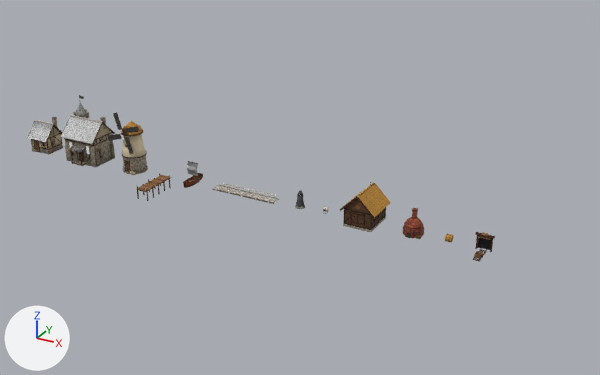
The glTF model apps/web/public/models/village.glb as it was, and as the next commit left it.
Camera for both pictures: a camera (50 mm lens) standing at (133.6, -122.9, 65.4) and looking at (65.1, 1.6, 3.1). The axes (+X, +Y, +Z) are drawn at lower left. The lights are the same throughout. The first picture is the older version. Where no turn or scale is listed for an object, it has been applied to the vertices. Vertices at exactly the same position are counted once.

Objects in the first picture: 'Barn', 'Cottage', 'Hall', 'HayBale', 'Kiln', 'Mill', 'Mine', 'Road', 'Robber' and 3 more.
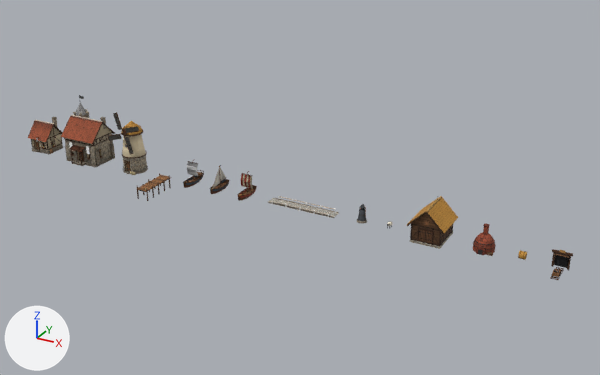
Where the change shows, as pixel boxes (x1, y1, x2, y2) in the pictures (600 x 375 px):
```json
{"object": "Barn", "change": "moved", "before": [339, 182, 391, 232], "after": [407, 196, 458, 249]}
{"object": "Road", "change": "moved", "before": [212, 183, 280, 204], "after": [268, 196, 339, 218]}
{"object": "Kiln", "change": "moved", "before": [403, 208, 424, 239], "after": [473, 223, 496, 256]}
{"object": "Mine", "change": "moved", "before": [472, 232, 495, 262], "after": [550, 249, 573, 280]}
{"object": "BoatStriped", "change": "added", "after": [237, 171, 257, 201]}
{"object": "BoatSloop", "change": "added", "after": [210, 166, 229, 194]}
{"object": "Robber", "change": "moved", "before": [295, 190, 305, 209], "after": [357, 204, 367, 224]}
{"object": "HayBale", "change": "moved", "before": [445, 234, 453, 242], "after": [518, 250, 527, 260]}
{"part": 1, "of": "me_cottage", "change": "recoloured", "before": [28, 121, 53, 142], "after": [28, 121, 53, 142], "on screen": "grey to brown"}
{"part": 2, "of": "me_hall", "change": "recoloured", "before": [61, 116, 102, 151], "after": [61, 116, 102, 151], "on screen": "grey to brown"}
```

Scene script edits in JSON lines:
```json
{"block": "me_cottage", "where": "# used by ob_cottage; location = (2.9, 0.0, 0.0)"}
{"op": "remove", "block": "me_cottage", "code": "me_cottage.from_pydata(...)  # 1658 vertices, 2125 faces; spans x -2.8..3.08, y -2.96..2.78, z -0.25..6.66"}
{"op": "add", "block": "me_cottage", "code": "me_cottage.from_pydata(...)  # 1702 vertices, 2173 faces; spans x -2.8..3.08, y -3.11..2.78, z -0.25..6.66"}
{"block": "me_cottage", "change": "me_cottage part 1: 48 faces spanning x -2.66..2.66, y -2.78..2.78, z 2.73..6.08 switch from mat_owner_roof to mat_village"}
{"block": "me_cottage", "change": "edits to the shape of me_cottage do not show in these pictures"}
{"op": "add", "block": "me_cottage", "code": "me_cottage.materials.append(mat_iron)"}
{"block": "me_hall", "where": "# used by ob_hall; location = (15.3, 0.0, 0.0)"}
{"op": "remove", "block": "me_hall", "code": "me_hall.from_pydata(...)  # 1727 vertices, 2322 faces; spans x -6.42..4.39, y -4.37..5.24, z -0.25..12.31"}
{"op": "add", "block": "me_hall", "code": "me_hall.from_pydata(...)  # 1735 vertices, 2334 faces; spans x -6.42..4.39, y -4.37..5.24, z -0.25..12.31"}
{"block": "me_hall", "change": "me_hall part 2: 88 faces spanning x -4.25..4.25, y -4.37..3.6, z 3.21..8.94 switch from mat_owner_roof to mat_village"}
{"block": "me_hall", "change": "edits to the shape of me_hall do not show in these pictures"}
{"op": "add", "block": "me_boatstriped", "code": ["me_boatstriped = bpy.data.meshes.new('BoatStriped')", "me_boatstriped.from_pydata(...)  # 353 vertices, 553 faces; spans x -1.3..1.3, y -2.82..2.82, z -0.55..4.6", "me_boatstriped.materials.append(mat_village)"]}
{"op": "add", "block": "me_boatsloop", "code": ["me_boatsloop = bpy.data.meshes.new('BoatSloop')", "me_boatsloop.from_pydata(...)  # 334 vertices, 475 faces; spans x -1.0..1.0, y -2.82..2.82, z -0.55..4.6", "me_boatsloop.materials.append(mat_village)"]}
{"op": "set", "path": "ob_barn.location", "old": "(79.2, 0.0, 0.0)", "new": "(91.8, 0.0, 0.0)"}
{"op": "set", "path": "ob_haybale.location", "old": "(95.0, 0.0, 0.0)", "new": "(107.6, 0.0, 0.0)"}
{"op": "set", "path": "ob_kiln.location", "old": "(88.5, 0.0, 0.0)", "new": "(101.1, 0.0, 0.0)"}
{"op": "set", "path": "ob_mine.location", "old": "(101.1, 0.0, 0.0)", "new": "(113.7, 0.0, 0.0)"}
{"op": "set", "path": "ob_road.location", "old": "(54.1, 0.0, 0.0)", "new": "(66.7, 0.0, 0.0)"}
{"op": "set", "path": "ob_robber.location", "old": "(66.1, 0.0, 0.0)", "new": "(78.7, 0.0, 0.0)"}
{"op": "add", "block": "ob_boatstriped", "code": ["ob_boatstriped = bpy.data.objects.new('BoatStriped', me_boatstriped)", "ob_boatstriped.location = (54.4, 0.0, 0.0)"]}
{"op": "add", "block": "ob_boatsloop", "code": ["ob_boatsloop = bpy.data.objects.new('BoatSloop', me_boatsloop)", "ob_boatsloop.location = (48.1, 0.0, 0.0)"]}
```
